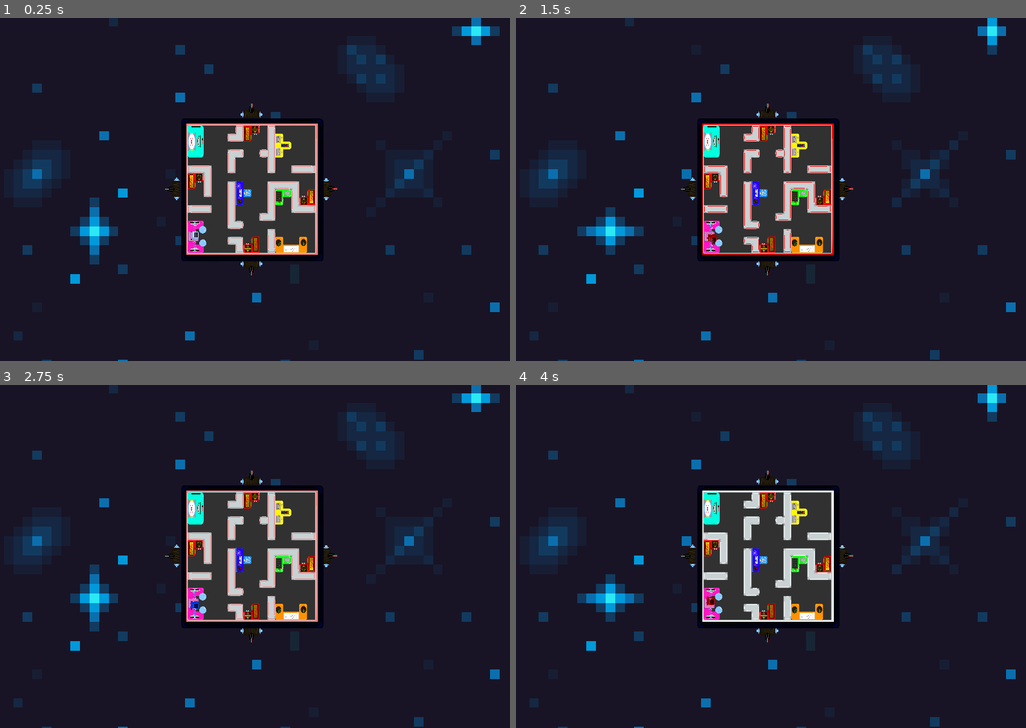
Above: before the commit, frames 1-4 (two rows, left to right).
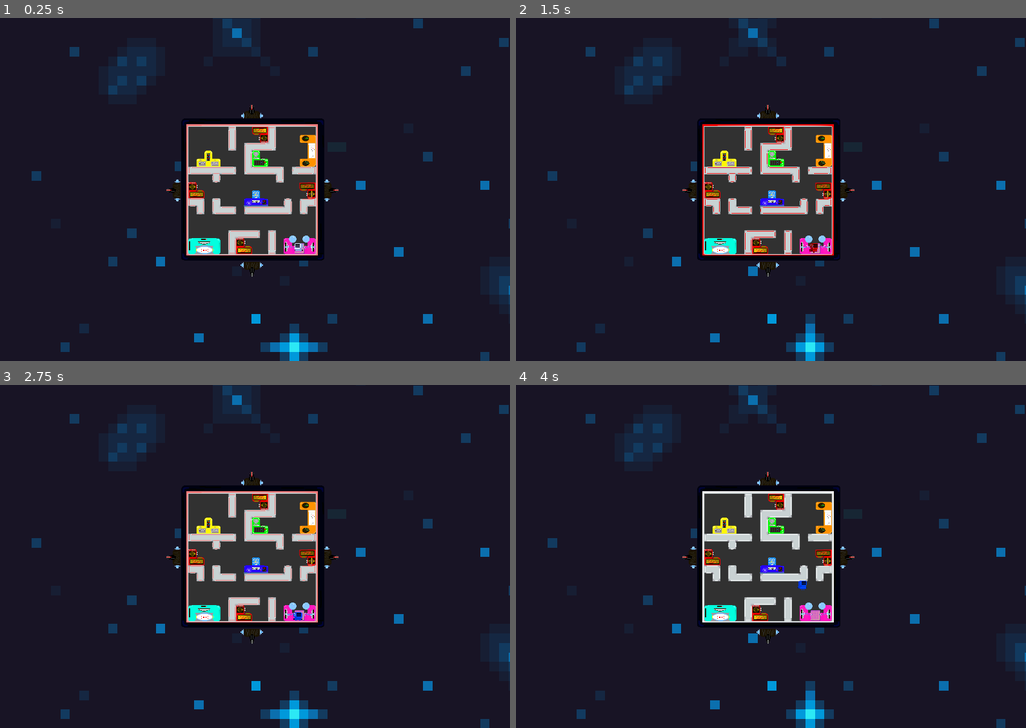
Above: after the commit, the same moments.

Repository: S-Luther/GodotGames
Game: Godot game, scene res://World.tscn
Two runs of this game, one before a commit and one after it. Both use one fixed random seed, a clock stepped at 60 frames per second and the inputs below.
Inputs:
- Up to frame 1 (0.25 s): no input
- Up to frame 2 (1.5 s): hold Right (ui_right) 0.53-1.28 s; hold Down (ui_down) from 1.28 s (still down)
- Up to frame 3 (2.75 s): release Down (ui_down) at 2.03 s; hold Right (ui_right) from 2.03 s (still down)
- Up to frame 4 (4 s): release Right (ui_right) at 2.78 s; hold Up (ui_up) 2.78-3.53 s; hold Left (ui_left) from 3.53 s (still down)

The runs differ from the first frame. In frame 1, 14% of the frame differs, in the area x 2-100%, y 0-100%; in frame 2, 15%; in frame 3, 14%; in frame 4, 14%.

Commit message:
better play area shrinking 15m

Diff:
--- a/StarCrewRoyale/World.gd
+++ b/StarCrewRoyale/World.gd
@@ -19,10 +19,10 @@
 
 
 func _physics_process(delta):
-	RightB.position.x = RightB.position.x - 1
-	LeftB.position.x = LeftB.position.x + 1
-	TopB.position.y = TopB.position.y + 1
-	BottomB.position.y = BottomB.position.y - 1
+	RightB.position.x = RightB.position.x - .55
+	LeftB.position.x = LeftB.position.x + .55
+	TopB.position.y = TopB.position.y + .55
+	BottomB.position.y = BottomB.position.y - .55
 # Called every frame. 'delta' is the elapsed time since the previous frame.
 #func _process(delta):
 #	pass
--- a/StarCrewRoyale/World.tscn
+++ b/StarCrewRoyale/World.tscn
@@ -1415,7 +1415,6 @@
 }
 
 [node name="World" type="Node2D"]
-rotation = 1.5708
 script = ExtResource( 6 )
 
 [node name="KinematicBody2D" parent="." instance=ExtResource( 1 )]
